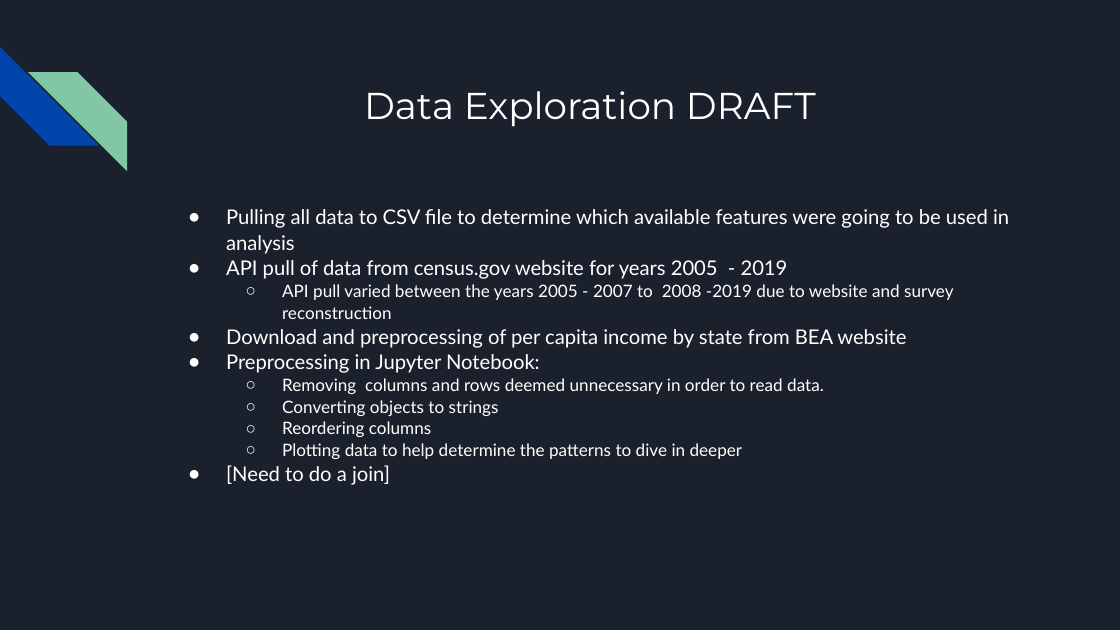
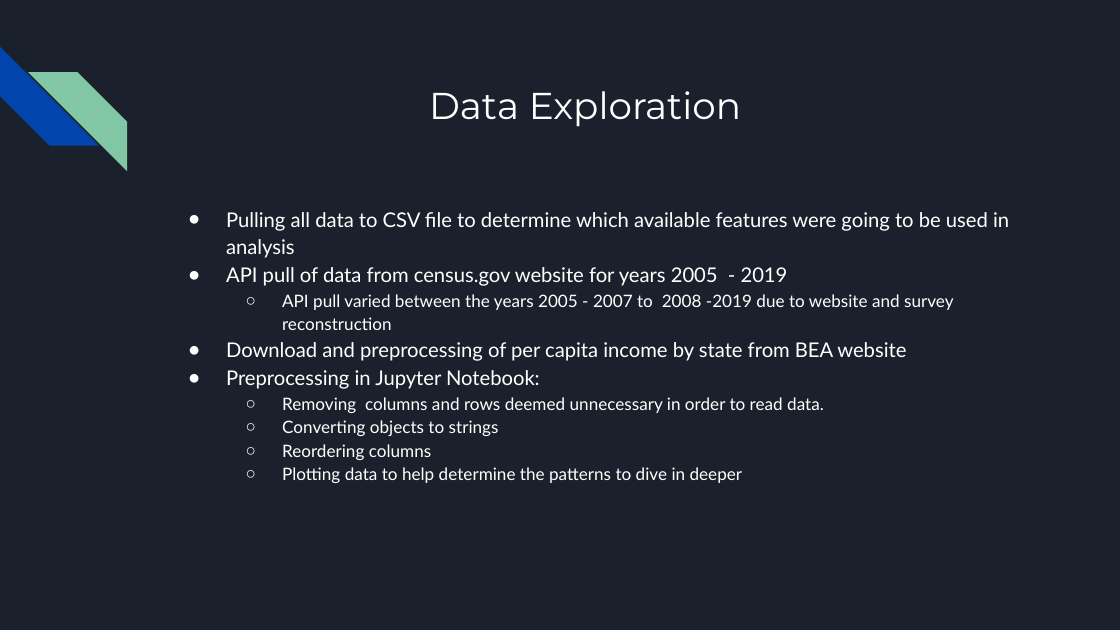
Before and after one commit to VickyCarlson/PCI_Growth, a slide deck: slide 6 of Effect of Educational Attainment on per Capita Growth by State.pptx. Drawn at 1120x630 pixels with LibreOffice and Linux fonts; fonts in the diff are those of the drawing. Boxes give left, top, right and bottom in pixels: in the first picture for what was removed or moved away, otherwise in the second. Text is boxed around its words. In the diff, an @@ line names an element or a change of style, - is before the commit and + after.

```diff
--- a/Effect of Educational Attainment on per Capita Growth by State.pptx
+++ b/Effect of Educational Attainment on per Capita Growth by State.pptx
@@ title at (x1=429, y1=91, x2=741, y2=127): text changed @@
-Data Exploration DRAFT
+Data Exploration
@@ text "Pulling all data to CSV ..." at (x1=226, y1=212, x2=1009, y2=483): line spacing 1.05 to 1.15 @@
@@ text at (x1=226, y1=465, x2=390, y2=485): paragraph removed @@
-● [Need to do a join]
```
Also in this commit, not shown: 3 other slides changed, 1 slide added, 1 slide removed.
